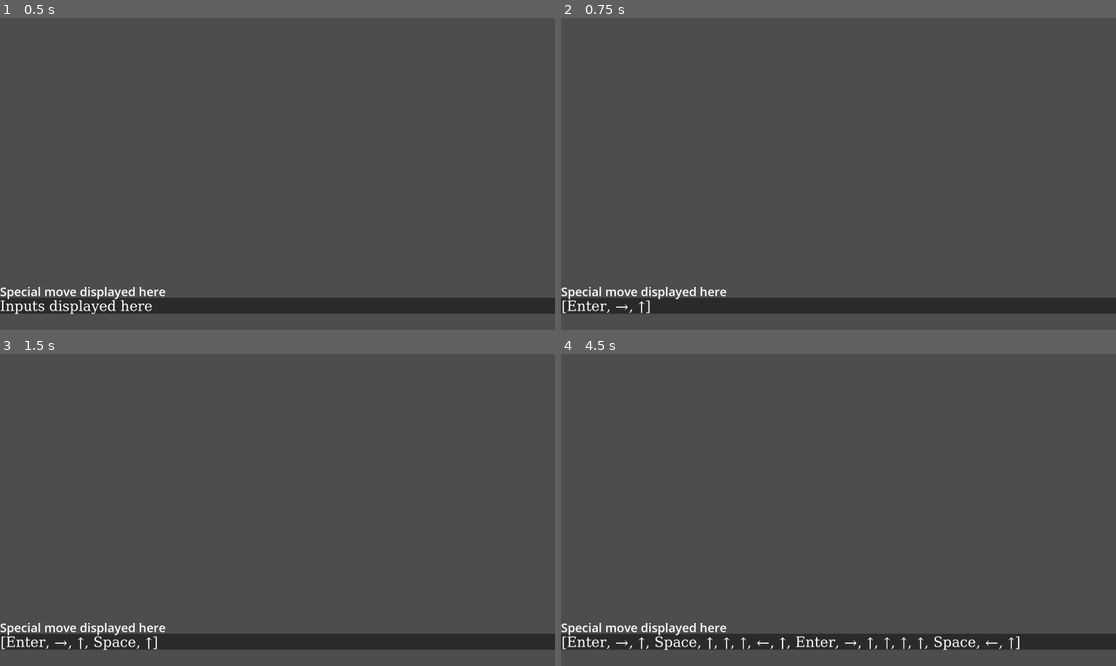
Above: before the commit, frames 1-4 (two rows, left to right).
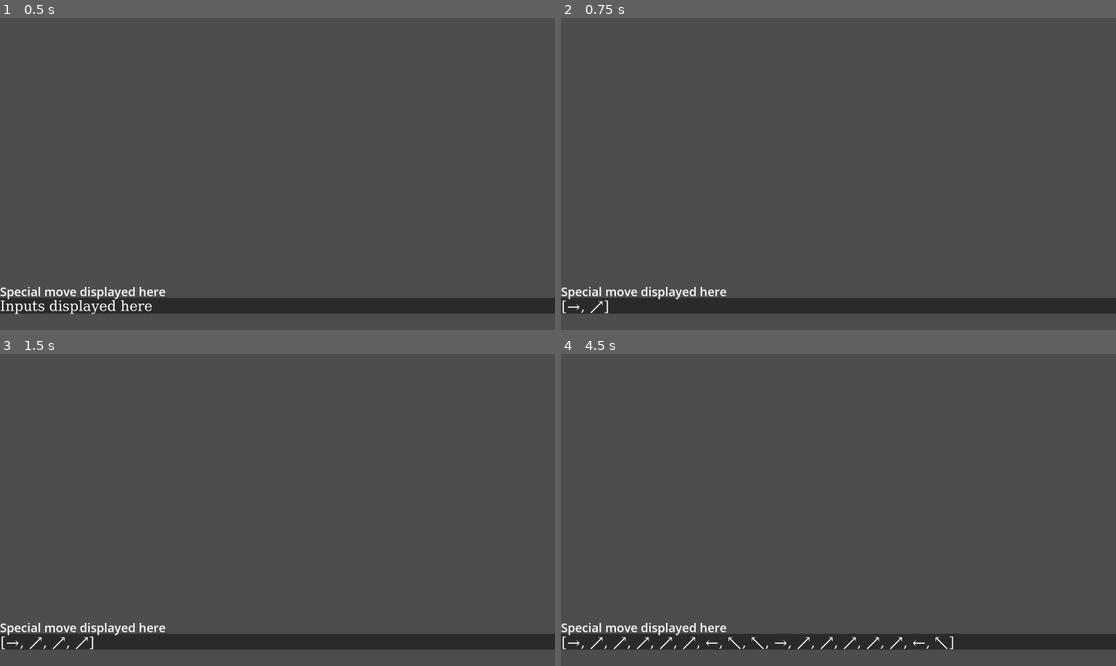
Above: after the commit, the same moments.

Repository: SeulLip/2DBeatEmUp
Game: Godot game, scene res://Input Display.tscn
Same seed, same stepped clock (60 frames per second), same inputs: the game is played once before the commit and once after it.
Inputs:
- Up to frame 1 (0.5 s): no input
- Up to frame 2 (0.75 s): tap Enter at 0.5 s; hold D (move_right) from 0.53 s (still down); hold W (move_up) from 0.53 s (still down)
- Up to frame 3 (1.5 s): keep holding D (move_right); tap Space at 1.25 s; release W (move_up) at 1.28 s; tap W (move_up) at 1.35 s
- Up to frame 4 (4.5 s): tap W (move_up) at 1.52, 1.82, 2.85, 3.02, 3.32, 4.35 s; release D (move_right) at 2.03 s; hold A (move_left) 2.03-2.78 s; hold W (move_up) 2.03-2.78 s; tap Enter at 2.75 s; hold D (move_right) 2.78-4.28 s; hold W (move_up) 3.53-4.28 s; tap Space at 4.25 s; hold A (move_left) from 4.28 s (still down)

Frame 1 is identical in both runs. In frame 2, 0.2% of the frame differs, in the area x 1-17%, y 90-95%; in frame 3, 0.4%; in frame 4, 1.0%, in the area x 1-83%, y 90-95%.
Error before the commit: Attempt to call function 'is_on_floor' in base 'null instance' on a null instance. (res://Scripts/InputBuffer.gd:17)
Error after the commit: Attempt to call function 'is_on_floor' in base 'null instance' on a null instance. (res://Scripts/InputBuffer.gd:20)

Commit message:
Added diagonal inputs
Diagonal inputs using S and D = S+D and becomes a diagonal arrow using Vector2.

Diff:
--- a/Scripts/InputBuffer.gd
+++ b/Scripts/InputBuffer.gd
@@ -1,52 +1,52 @@
 extends Node
 
-var buffer :=[]
+var buffer := []
 var timer := 0.0
 
 func _input(event):
 	if event.is_pressed():
 		if event is InputEventKey or event is InputEventJoypadButton:
-			buffer.push_back(event)
-			print_buffer(buffer)
+			var direction = get_direction_vector()
 
-
+			# Only record if it has a direction (↓, →, etc.)
+			if direction != Vector2.ZERO:
+				buffer.push_back(direction)
+				print_buffer(buffer)
 
 func _physics_process(_delta):
 	timer += _delta
+
 	if timer > 0.3:
 		if $Player.is_on_floor() and Input.is_action_just_pressed("move_up"):
 			$Player.jump()
 			var event = buffer.pop_front()
-			#$CanvasLayer/BufferLabel.text = str(buffer)
-			print('execute event %s!'%event)
+			print('execute event %s!' % event)
 			print_buffer(buffer)
 			timer = 0
 		elif Input.is_action_just_pressed("move_up"):
 			buffer.clear()
 
 func print_buffer(b: Array):
-	var p := []
-	for event in b:
-		var symbol: String = ""
+	var symbols := []
 
-		if event is InputEventKey or event is InputEventJoypadButton:
-			if InputMap.action_has_event("move_up", event):
-				symbol = "↑"
-			elif InputMap.action_has_event("move_down", event):
-				symbol = "↓"
-			elif InputMap.action_has_event("move_left", event):
-				symbol = "←"
-			elif InputMap.action_has_event("move_right", event):
-				symbol = "→"
+	for dir in b:
+		var symbol := ""
 
-		# If no directional symbol matched, fall back to raw input
-		if symbol == "":
-			if event is InputEventKey:
-				symbol = OS.get_keycode_string(event.keycode)
-			elif event is InputEventJoypadButton:
-				symbol = "Button " + str(event.button_index)
+		match dir:
+			Vector2(0, -1): symbol = "↑"
+			Vector2(0, 1): symbol = "↓"
+			Vector2(-1, 0): symbol = "←"
+			Vector2(1, 0): symbol = "→"
+			Vector2(1, 1): symbol = "↘"
+			Vector2(-1, 1): symbol = "↙"
+			Vector2(1, -1): symbol = "↗"
+			Vector2(-1, -1): symbol = "↖"
 
-		p.push_back(symbol)
+		symbols.push_back(symbol)
 
-	var buffer_text := "[" + ", ".join(p) + "]"
-	$CanvasLayer/BufferLabel.text = buffer_text
+	$CanvasLayer/BufferLabel.text = "[" + ", ".join(symbols) + "]"
+
+func get_direction_vector() -> Vector2:
+	var x = int(Input.is_action_pressed("move_right")) - int(Input.is_action_pressed("move_left"))
+	var y = int(Input.is_action_pressed("move_down")) - int(Input.is_action_pressed("move_up"))
+	return Vector2(x, y)
